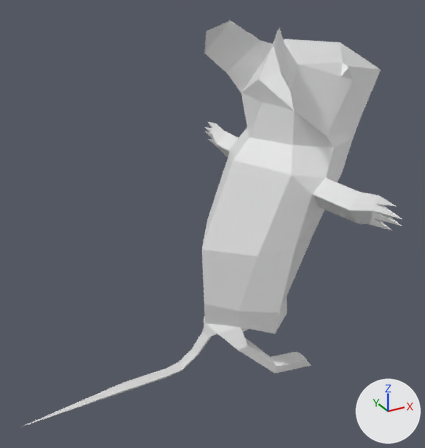
One commit to the glTF model models/mouse.gltf: the scene before it, then after it.
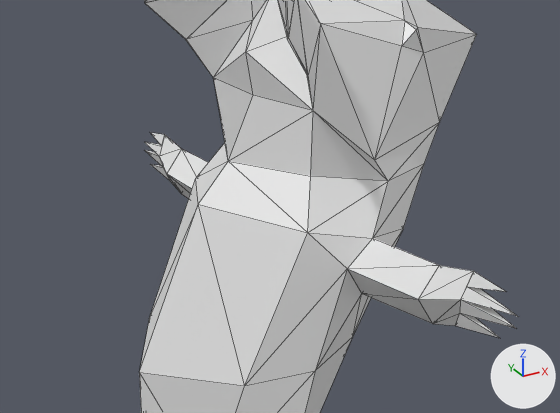
Each version appears first whole from a 50 mm camera at (-2.59, -3.73, 3.19) aimed at (-0.56, -0.04, 1.34), and next in a close-up on the part from 30% to 100% of the width and 12% to 60% of the height. The lights are fixed; the arrows at lower right show +X, +Y and +Z. The close-ups show mesh edges as thin lines. Vertices at the same position are counted once.
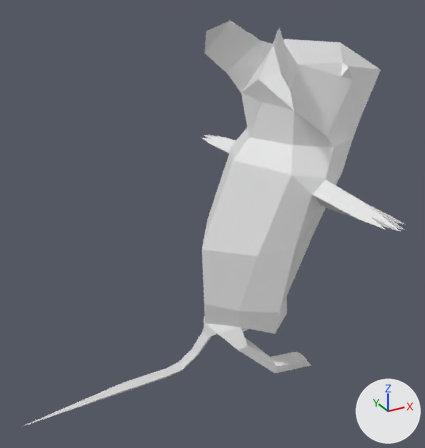
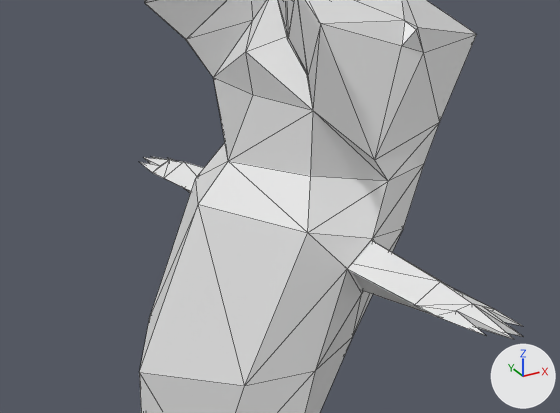
The change, as a diff of the scene's bpy script:
```diff
--- a/models/mouse.gltf.py
+++ b/models/mouse.gltf.py
@@ me_cube_003 @@
 # used by ob_cube_003; location = (0.0, 0.0, 0.0)
-me_cube_003.from_pydata(...)  # 181 vertices, 358 faces; spans x -2.2..1.07, y -1.33..1.33, z 0.0..2.81
+me_cube_003.from_pydata(...)  # 189 vertices, 362 faces; spans x -2.2..1.07, y -1.33..1.33, z 0.0..2.81
+# me_cube_003 part 1: a new loose piece of 20 vertices spanning x 0.0..0.23, y -1.33..-0.38, z 1.52..1.76
+# me_cube_003 part 2: a new loose piece of 20 vertices spanning x 0.0..0.23, y 0.38..1.33, z 1.52..1.76
+# me_cube_003 part 3
+# 16 vertices are removed from x 0.01..0.18, y -1.33..-0.93, z 1.55..1.82
+# 34 faces are deleted
+# 2 new faces join them
+# me_cube_003 part 4
+# 16 vertices are removed from x 0.01..0.18, y 0.93..1.33, z 1.55..1.82
+# 34 faces are deleted
+# 2 new faces join them
```

Boxes [x1, y1, x2, y2] around the edits, measured in the close-ups (560 x 413 px):
'Cube.003', reshaped
    before: [139, 0, 519, 413]
    after: [139, 0, 524, 413]
part 1 of me_cube_003, added
    after: [347, 241, 524, 339]
part 2 of me_cube_003, added
    after: [140, 156, 204, 193]
part 3 of me_cube_003, cut back
    before: [347, 238, 519, 338]
    after: [348, 238, 374, 294]
part 4 of me_cube_003, cut back
    before: [145, 132, 208, 199]
